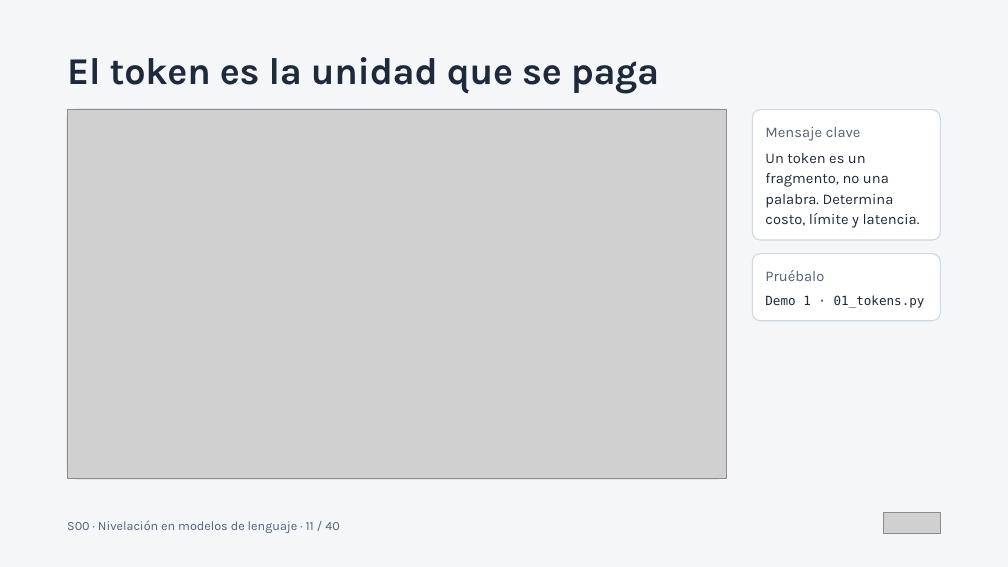
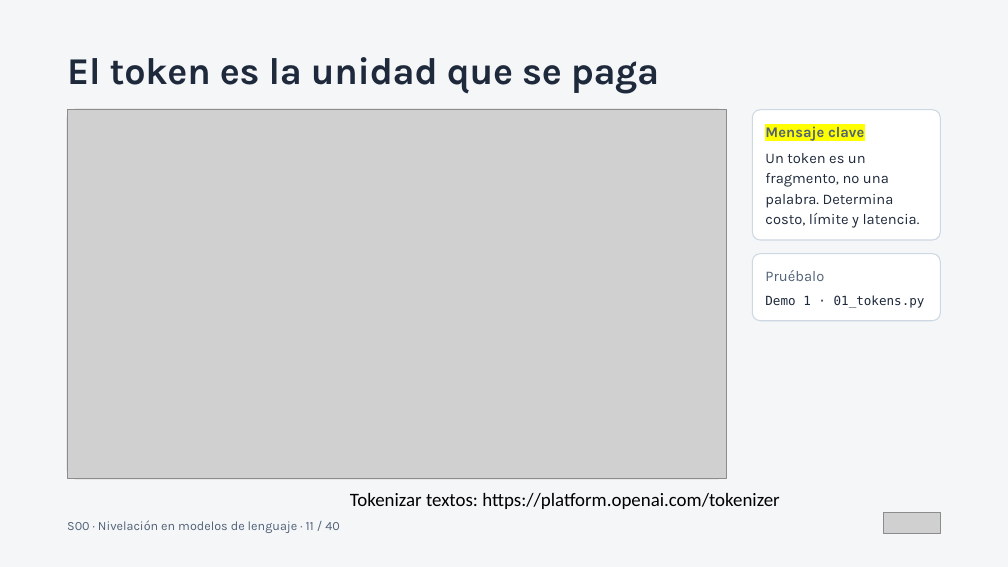
Before and after one commit to javierrosado/ariwalab-course-langchain, a slide deck: slide 13 of 00-preparacion/S00 · Nivelación en modelos de lenguaje.pptx (slide 11 before the commit). Drawn at 1008x567 pixels with LibreOffice and Linux fonts; fonts in the diff are those of the drawing; grey boxes stand for pictures. Boxes give left, top, right and bottom in pixels: in the first picture for what was removed or moved away, otherwise in the second. Text is boxed around its words. In the diff, an @@ line names an element or a change of style, - is before the commit and + after.

```diff
--- a/00-preparacion/S00 · Nivelación en modelos de lenguaje.pptx
+++ b/00-preparacion/S00 · Nivelación en modelos de lenguaje.pptx
@@ text "Mensaje clave" at (x1=765, y1=126, x2=864, y2=142): highlight none to #FFFF00, bold on @@
@@ text added at (x1=350, y1=493, x2=780, y2=509), 18 pt, text #000000 @@
+Tokenizar textos: https://platform.openai.com/tokenizer
```
Also in this commit, not shown: 4 other slides changed, 3 slides added, 1 other file.
